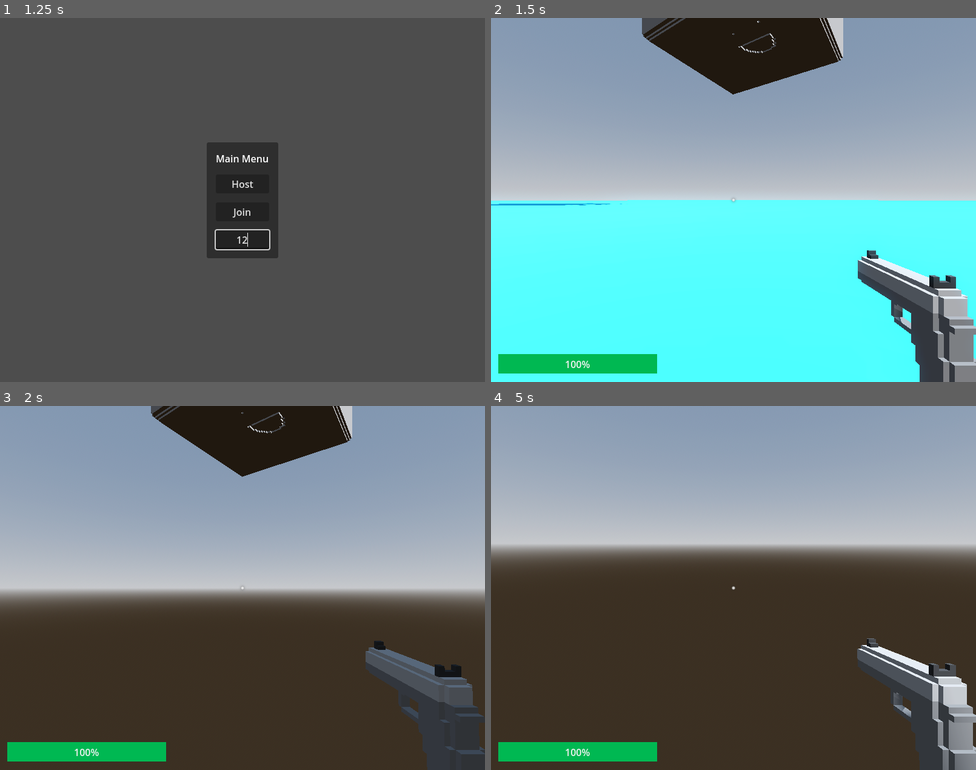
Above: before the commit, frames 1-4 (two rows, left to right).
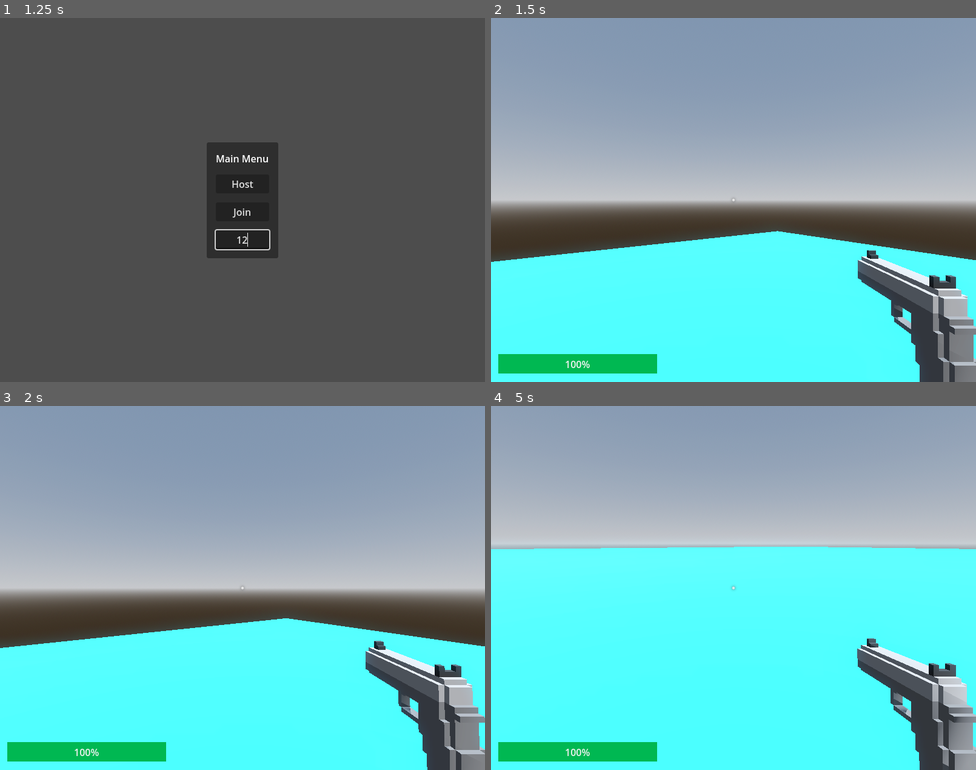
Above: after the commit, the same moments.

Repository: qdanq/Battle-duo
Game: Godot game, scene res://world.tscn
Same seed, same stepped clock (60 frames per second), same inputs: the game is played once before the commit and once after it.
Inputs (mouse positions are in pixels of both pictures, inside the frame that each line leads up to):
- Up to frame 1 (1.25 s): click (242, 240) at 0.52 s; type "12" at 0.6 s
- Up to frame 2 (1.5 s): click "Host" at 1.25 s
- Up to frame 3 (2 s): no input
- Up to frame 4 (5 s): tap Enter (ui_accept) at 2, 2.27, 3.02, 4.52 s; move the mouse to (757, 588) at 2.02 s; hold Up (ui_up) from 2.03 s (still down); click (757, 588) at 2.1 s; move the mouse to (709, 588) at 2.77 s; click (709, 588) at 2.85 s; move the mouse to (743, 580) at 3.52 s; click (743, 580) at 3.6 s; move the mouse to (728, 595) at 4.27 s; click (728, 595) at 4.35 s

Frame 1 is identical in both runs. In frame 2, 19% of the frame differs, in the area x 0-100%, y 0-95%; in frame 3, 39%; in frame 4, 55%, in the area x 0-100%, y 38-100%.

Commit message:
Packed player scene

Diff:
--- a/player.tscn
+++ b/player.tscn
@@ -35,7 +35,7 @@
 func _ready():
 	if not is_multiplayer_authority(): return
 
-	Player.global_position = Vector3(-255.6, 148.15, -25.796)
+	Player.position = Vector3(-255.6, 148.15, -25.796)
 
 	Input.mouse_mode = Input.MOUSE_MODE_CAPTURED
 	camera.current = true
--- a/world.gd
+++ b/world.gd
@@ -5,18 +5,17 @@
 @onready var hud = $CanvasLayer/HUD
 @onready var health_bar = $CanvasLayer/HUD/HealthBar
 
+@export var player_scene : PackedScene
+
 const Player = preload("res://player.tscn")
 
 const PORT = 6006
 var enet_peer = ENetMultiplayerPeer.new()
 
 
-
 func _unhandled_input(event):
 	if Input.is_action_just_pressed("quit"):
 		get_tree().quit()
-
-
 
 func _on_host_button_pressed():
 	main_menu.hide()
@@ -38,14 +37,15 @@
 	multiplayer.multiplayer_peer = enet_peer
 
 
+
 func add_player(peer_id):
 	var player = Player.instantiate()
+	player.position = Vector3(-255.6, 148.15, -25.796)
 	player.name = str(peer_id)
 	add_child(player)
 
 	if player.is_multiplayer_authority():
 		player.health_changed.connect(update_health_bar)
-
 
 
 func remove_player(peer_id):
